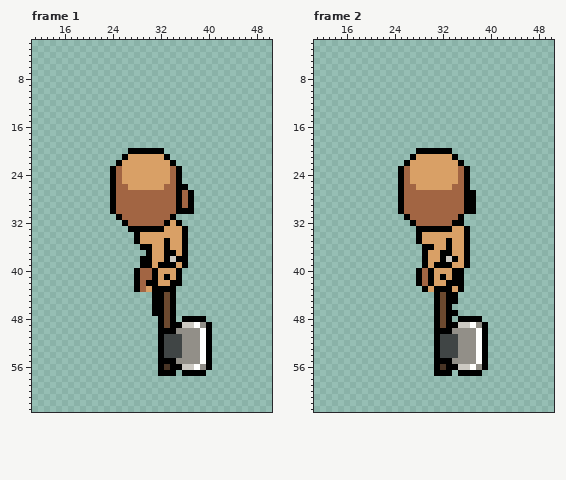
A pixel-art file gets an edit: Pixel Crawler - Free Pack/Entities/Characters/Body_A/Animations/Slice_Base/Slice_Up.aseprite. This is how it looked before the edit.
64x64 pixels, 8 frames. Shown: frame 1: x 11..50, y 2..63; frame 2: x 11..50, y 2..63. The commit also changed other frames, which this record leaves out.
New version:
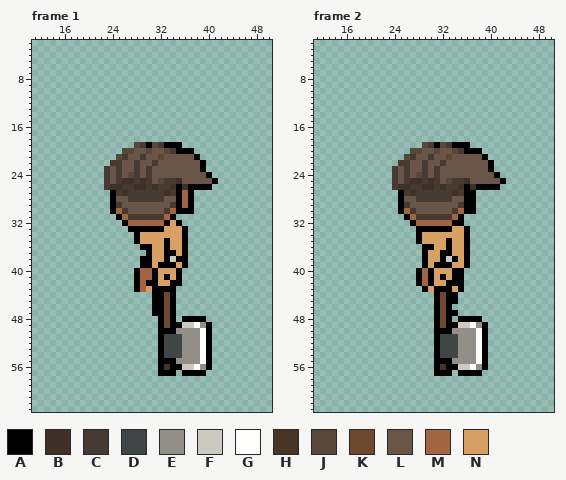
Palette (. is transparent): A #000000  B #3e3127  C #463a31  D #404545  E #928f88  F #ccc9c2  G #fffffe  H #483425  J #58483c  K #6c492f  L #6a5648  M #a26543  N #d9a066
The commit says: Clothing&Hair
The exact change:
layer "hair_style_1" added
Frame 1, layer "hair_style_1":
y 19: x 28..35 ........ -> JCAJCAAA
y 20: x 26..37 .AAAAAA..... -> JJLLJLLJCAAA
y 21: x 25..38 .ANNNNNNA..... -> JCLLCLLJLLLLLA
y 22: x 24..39 .ANNNNNNNNA..... -> CCLLCLLCLLLLLLLA
y 23: x 23..39 .AMNNNNNNNNMA.... -> CLCLLCLCLLLLLLLLA
y 24: x 23..40 .AMNNNNNNNNMA..... -> CLCLJCLCLLLLLLLLLA
y 25: x 23..41 .AMNNNNNNNNMA...... -> CLCBBCBCLJCCBLLLLLA
y 26: x 23..34 .AMMNNNNNNMM -> CBBCCBBCBCCB; x 36..40 A.... -> BAAAA
y 27: x 25..34 MMMMMMMMMM -> CBCCCCCCBC
y 28: x 25..34 MMMMMMMMMM -> LLCCCCCCLL
y 29: x 25..34 MMMMMMMMMM -> CLLLLLLLLC
y 30: x 26..33 MMMMMMMM -> CLLLLLLC
y 31: x 27..32 MMMMMM -> CCCCCC
Frame 2, layer "hair_style_1":
y 19: x 29..36 ........ -> JCAJCAAA
y 20: x 27..38 .AAAAAA..... -> JJLLJLLJCAAA
y 21: x 26..39 .ANNNNNNA..... -> JCLLCLLJLLLLLA
y 22: x 25..40 .ANNNNNNNNA..... -> CCLLCLLCLLLLLLLA
y 23: x 24..40 .AMNNNNNNNNMA.... -> CLCLLCLCLLLLLLLLA
y 24: x 24..41 .AMNNNNNNNNMA..... -> CLCLJCLCLLLLLLLLLA
y 25: x 24..42 .AMNNNNNNNNMA...... -> CLCBBCBCLJCCBLLLLLA
y 26: x 24..35 .AMMNNNNNNMM -> CBBCCBBCBCCB; x 37..41 ..... -> BAAAA
y 27: x 26..35 MMMMMMMMMM -> CBCCCCCCBC
y 28: x 26..35 MMMMMMMMMM -> LLCCCCCCLL
y 29: x 26..35 MMMMMMMMMM -> CLLLLLLLLC
y 30: x 27..34 MMMMMMMM -> CLLLLLLC
y 31: x 28..33 MMMMMM -> CCCCCC
